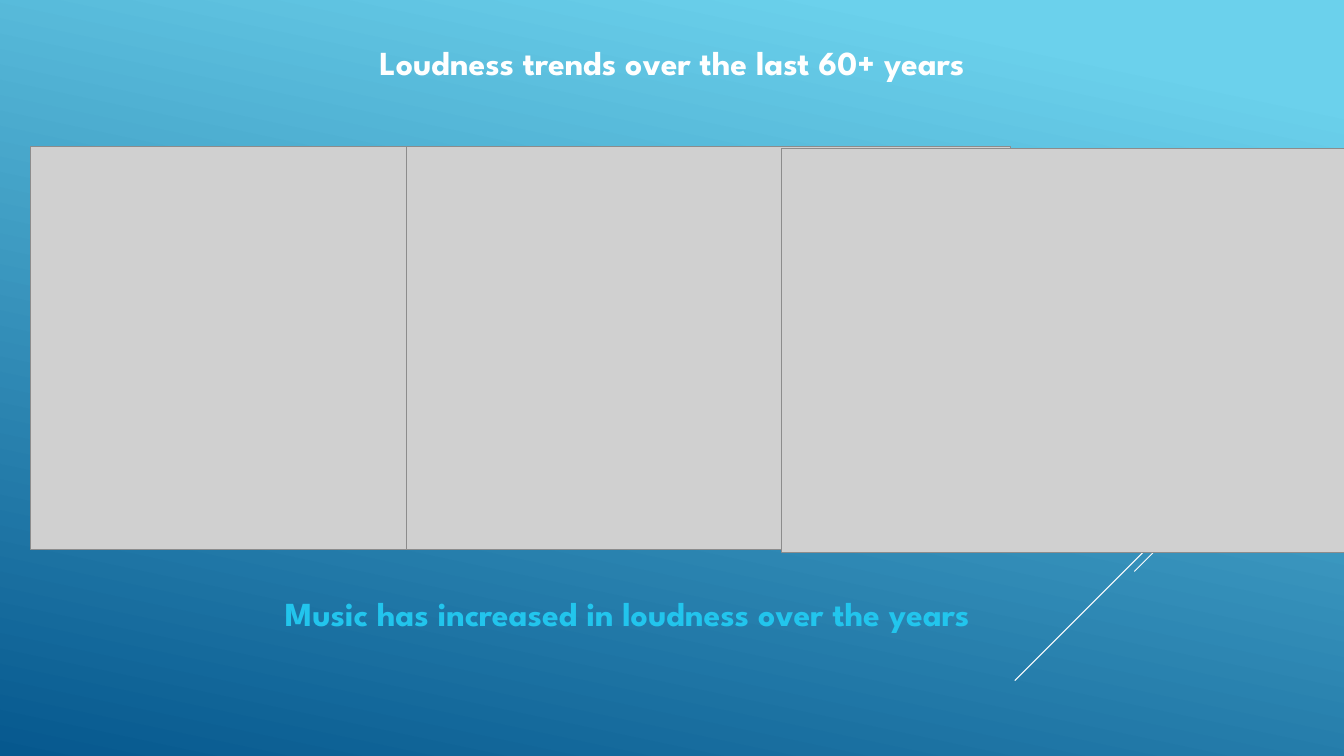
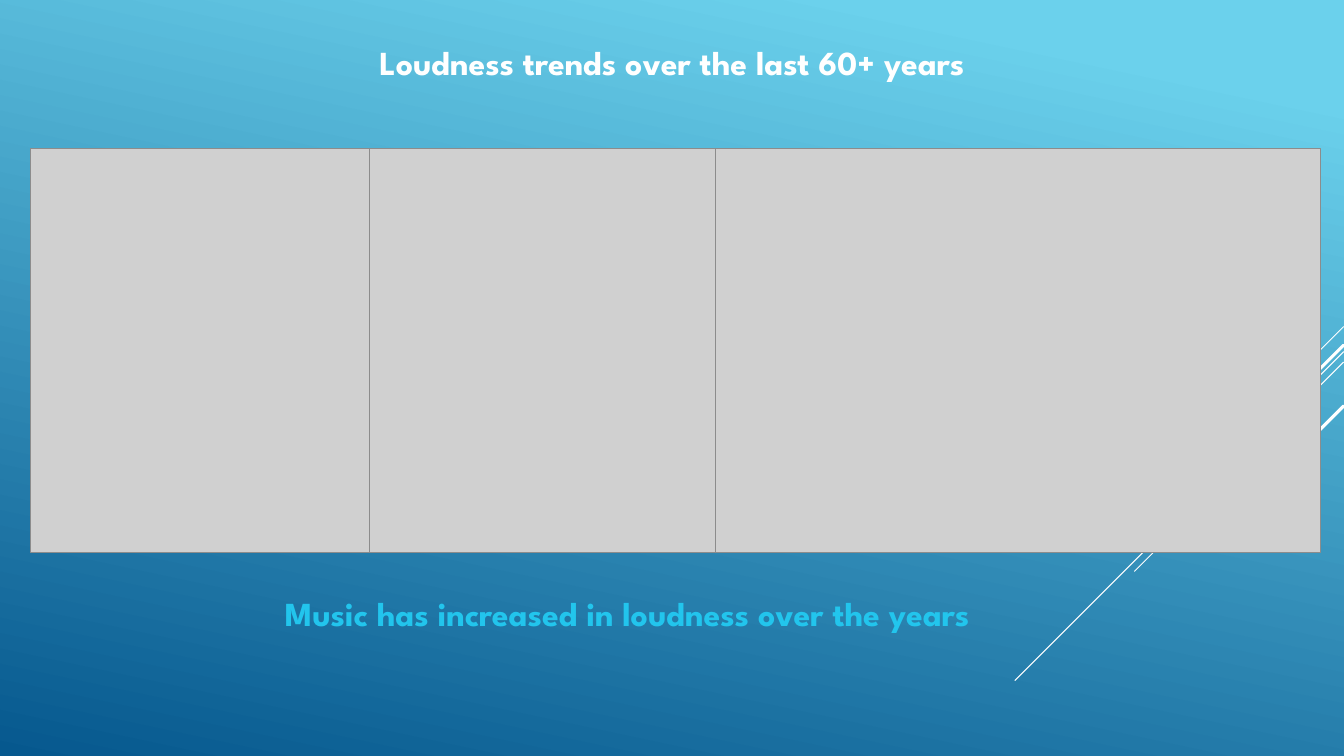
Before and after one commit to rlylecastro/project1, a slide deck: slide 11 of Presentation.pptx. Drawn at 1344x756 pixels with LibreOffice and Linux fonts; fonts in the diff are those of the drawing; grey boxes stand for pictures. Boxes give left, top, right and bottom in pixels: in the first picture for what was removed or moved away, otherwise in the second. Text is boxed around its words. In the diff, an @@ line names an element or a change of style, - is before the commit and + after.

```diff
--- a/Presentation.pptx
+++ b/Presentation.pptx
@@ picture: place and size @@
-picture at (30,146,635,549)
+picture at (30,149,635,553)
@@ picture: place and size @@
-picture at (406,146,1011,549)
+picture at (370,149,975,553)
@@ picture: place and size @@
-picture at (782,149,1344,553)
+picture at (716,149,1321,553)
@@ line added from (1344, 327) to (1243, 427), #FFFFFF 0.75 pt @@
@@ line added from (1344, 345) to (1151, 537), #FFFFFF 2.25 pt @@
@@ line added from (1344, 406) to (1204, 546), #FFFFFF 2.25 pt @@
```
Also in this commit, not shown: 4 other slides changed, 1 slide added, 1 slide removed.
